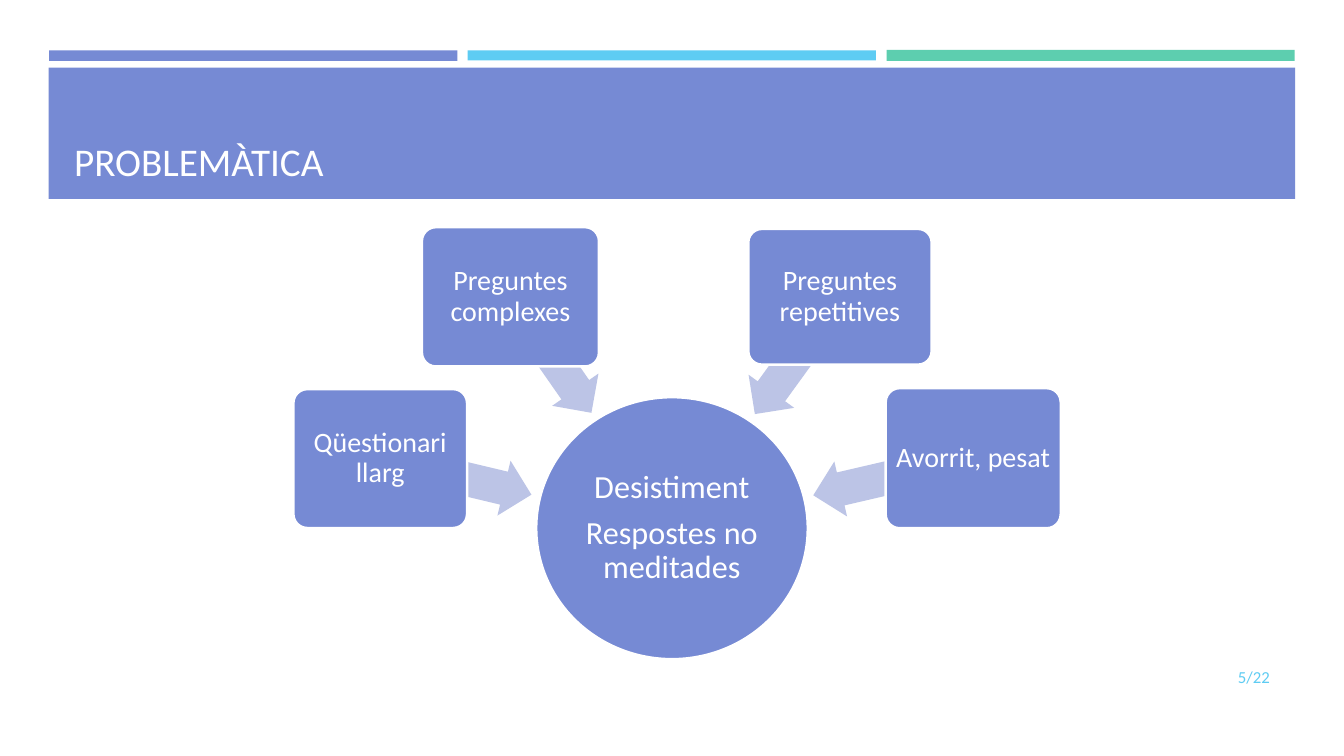
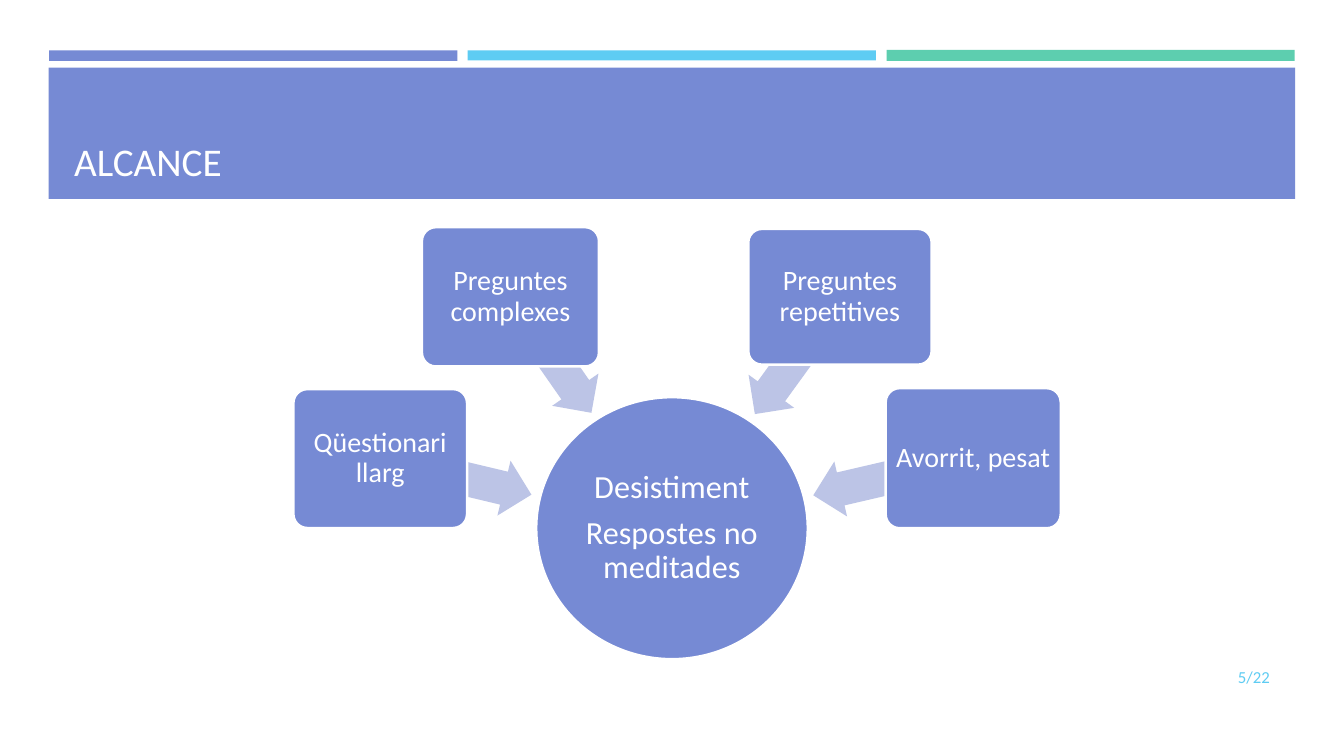
Before and after one commit to mdlunag/tfg, a slide deck: slide 5 of tfg_presentacio.pptx. Drawn at 1344x756 pixels with LibreOffice and Linux fonts; fonts in the diff are those of the drawing; background and template pictures are left out. Boxes give left, top, right and bottom in pixels: in the first picture for what was removed or moved away, otherwise in the second. Text is boxed around its words. In the diff, an @@ line names an element or a change of style, - is before the commit and + after.

```diff
--- a/tfg_presentacio.pptx
+++ b/tfg_presentacio.pptx
@@ title at [74, 150, 222, 176]: text changed @@
-PROBLEMÀTICA
+ALCANCE
```
Also in this commit, not shown: 3 other slides changed, 3 slides added, 3 slides removed, 1 other file.
